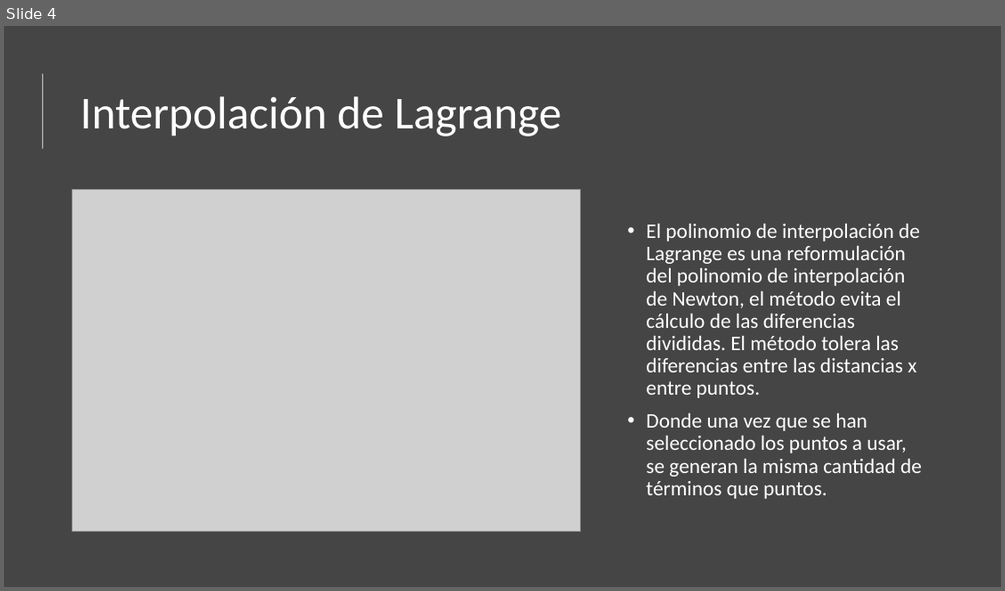
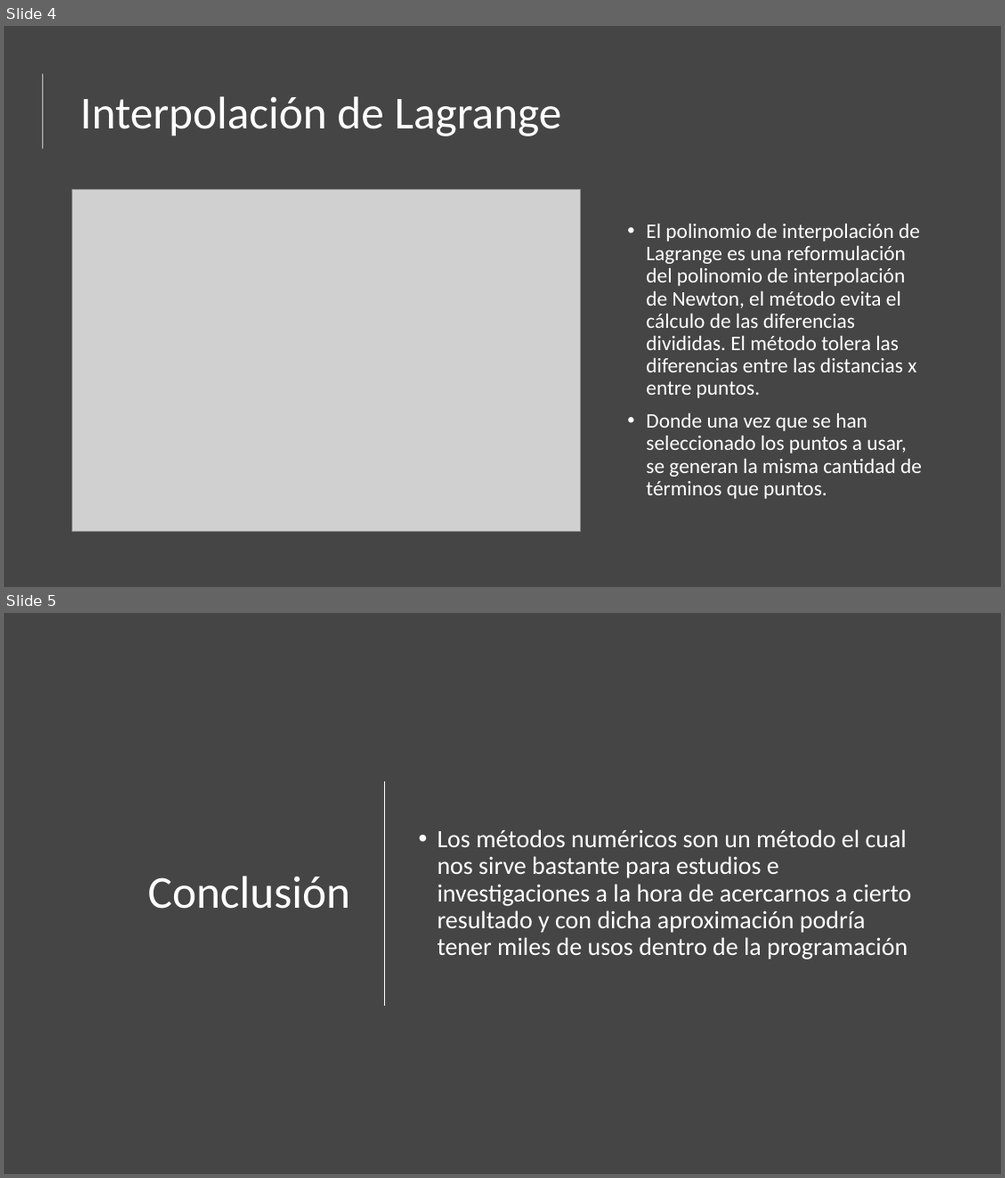
Before and after one commit to Crxwler/Numerical-Methods, a slide deck: Documentos/metodos_numericos.pptx. Shown one above the other, each under a label of ours: slide 4 before the commit, slides 4 and 5 after it. The pictures are 1005x591 and 1005x1178 pixels, drawn with LibreOffice and Linux fonts; fonts in the diff are those of the drawing; grey boxes stand for pictures. Boxes give left, top, right and bottom in pixels: in the first picture for what was removed or moved away, otherwise in the second. Text is boxed around its words. In the diff, an @@ line names an element or a change of style, - is before the commit and + after.

```diff
--- a/Documentos/metodos_numericos.pptx
+++ b/Documentos/metodos_numericos.pptx
@@ slide 5 added at (4,613,1001,1174), background #454545 @@
@@ line added from (385, 781) to (385, 1005), #FFFFFF 1.25 pt @@
@@ text added at (437,829,912,959), 24 pt, text #FFFFFF @@
+• Los métodos numéricos son un método el cual nos sirve bastante para estudios e investigaciones a la hora de acercarnos a cierto resultado y con dicha aproximación podría tener miles de usos dentro de la programación
@@ title added at (148,876,351,908), 44 pt, text #FFFFFF @@
+Conclusión
```
Also in this commit, not shown: 1 slide removed.
